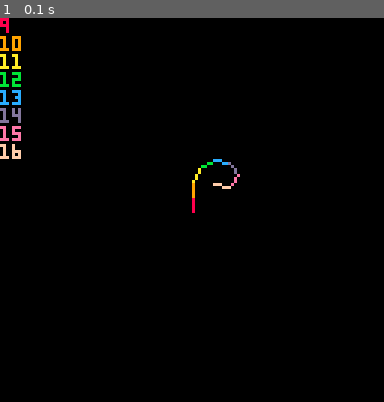
Above: before the commit, frame 1.
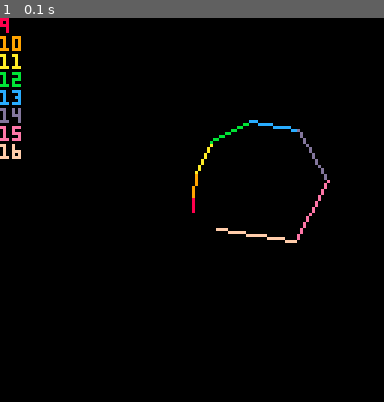
Above: after the commit, the same moment.

Repository: eduvf/PICO-8-experiments
Game: PICO-8 cartridge code.p8
The game is run twice, just before and just after one commit, with the same random seed, the same clock (stepped at 60 frames per second) and the same inputs.
Inputs:
- Up to frame 1 (0.1 s): no input

The runs differ from the first frame. In frame 1, 0.8% of the frame differs, in the area x 50-86%, y 26-59%.

Commit message:
test var z

Diff:
--- a/code.p8
+++ b/code.p8
@@ -5,12 +5,14 @@
   code = {
     {op = 'set x',    arg = 8   },
     {op = 'set y',    arg = 0   },
-    {op = 'repeat',   arg = 8  },
+    {op = 'set z',    arg = 5   },
+    {op = 'repeat',   arg = 8   },
     {op = 'color',    arg = 'x' },
     {op = 'turn',     arg = 'y' },
-    {op = 'forward',  arg = 5   },
+    {op = 'forward',  arg = 'z' },
     {op = 'add to x', arg = 1   },
     {op = 'add to y', arg = 10  },
+    {op = 'add to z', arg = 3   },
     {op = 'print',    arg = 'x' },
     {op = 'end'}
   }
